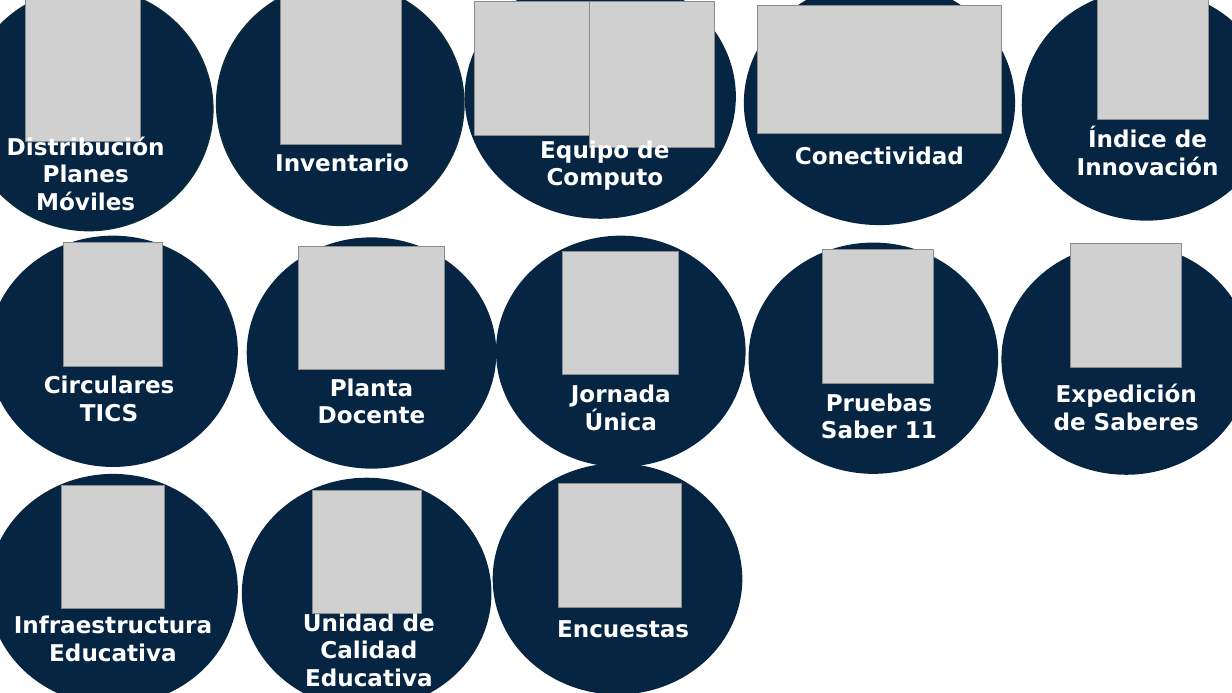
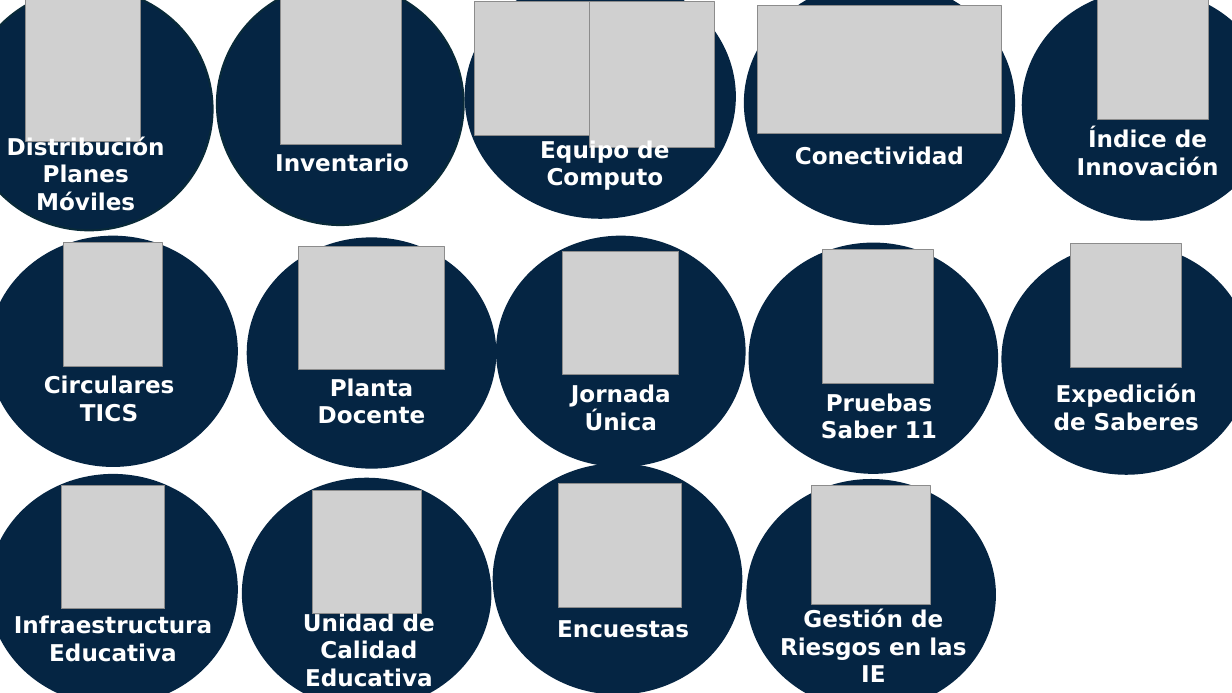
Before and after one commit to gmartinez-code/Im-genes-DAshboard-de-Inicio, a slide deck: slide 3 of IMAGENES/ICONOS PLANEAMIENTO.pptx. Drawn at 1232x693 pixels with LibreOffice and Linux fonts; fonts in the diff are those of the drawing; grey boxes stand for pictures. Boxes give left, top, right and bottom in pixels: in the first picture for what was removed or moved away, otherwise in the second. Text is boxed around its words. In the diff, an @@ line names an element or a change of style, - is before the commit and + after.

```diff
--- a/IMAGENES/ICONOS PLANEAMIENTO.pptx
+++ b/IMAGENES/ICONOS PLANEAMIENTO.pptx
@@ ellipse added at (747,479,996,693), fill #052543 @@
@@ picture added at (811,485,931,604) @@
@@ text added at (780,608,966,682), 18 pt, text #FFFFFF, bold @@
+Gestión de Riesgos en las IE
```
